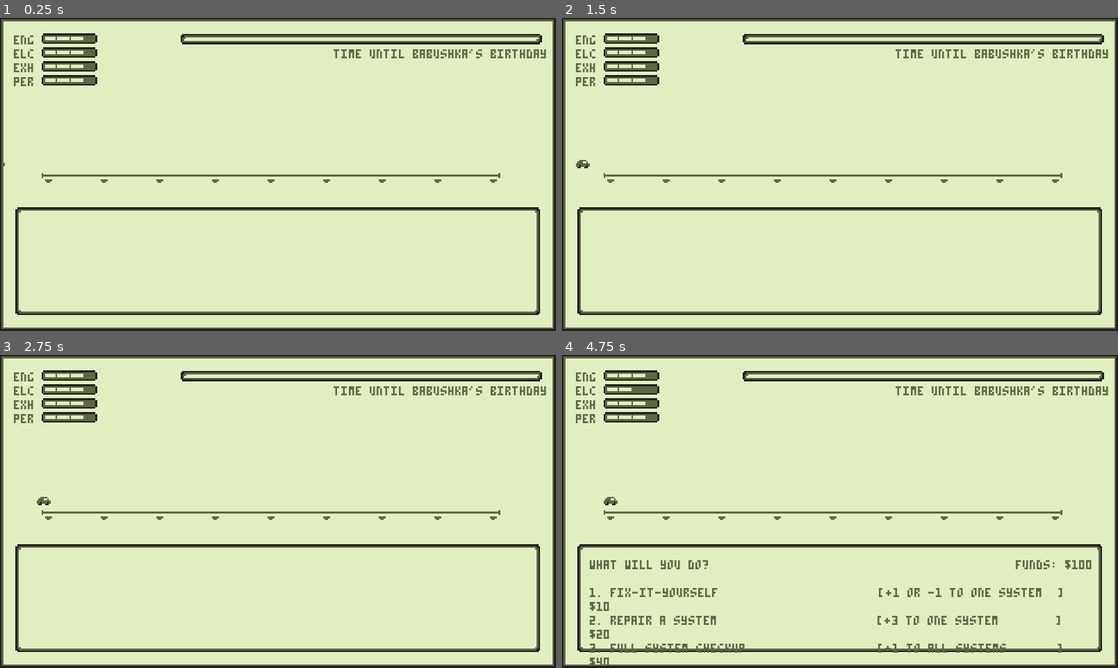
Above: before the commit, frames 1-4 (two rows, left to right).
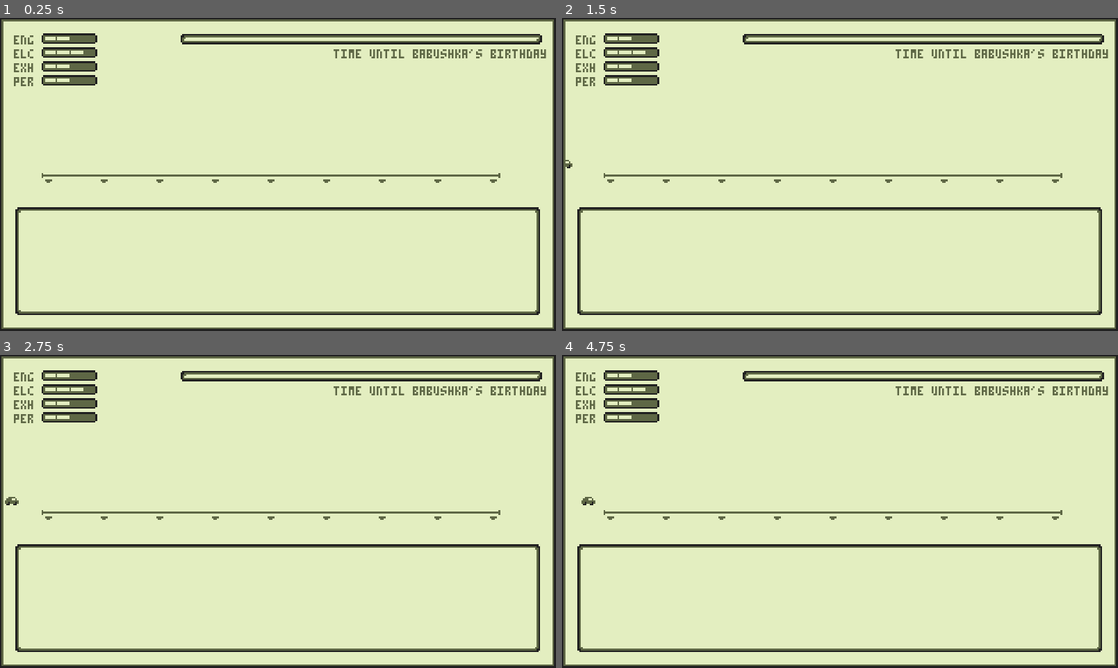
Above: after the commit, the same moments.

Repository: m-trigo/laika
Game: Godot game, scene res://src/scenes/Main.tscn
Same seed, same stepped clock (60 frames per second), same inputs: the game is played once before the commit and once after it. Sound files missing from this copy of the repository are replaced by a short silence.
Inputs:
- Up to frame 1 (0.25 s): no input
- Up to frame 2 (1.5 s): tap Enter at 0.5 s; tap 1 at 0.6 s; tap 2 at 0.8, 1.35 s
- Up to frame 3 (2.75 s): tap 3 at 1.55, 2.1 s; tap 1 at 2.3 s
- Up to frame 4 (4.75 s): tap 1 at 2.85, 4.55 s; tap 2 at 3.05, 3.6 s; tap 3 at 3.8, 4.35 s

The runs differ from the first frame. In frame 1, less than 0.1% of the frame differs, in the area x 0-15%, y 6-48%; in frame 2, 0.1%; in frame 3, 0.2%; in frame 4, 2.6%, in the area x 3-96%, y 6-99%.

Commit message:
Implements funds

Diff:
--- a/src/scenes/Track.tscn
+++ b/src/scenes/Track.tscn
@@ -6,7 +6,7 @@
 
 [sub_resource type="Animation" id=1]
 resource_name = "Move"
-length = 3.0
+length = 8.0
 step = 1.0
 tracks/0/type = "value"
 tracks/0/path = NodePath(".:position")
@@ -15,7 +15,7 @@
 tracks/0/imported = false
 tracks/0/enabled = true
 tracks/0/keys = {
-"times": PoolRealArray( 0, 3 ),
+"times": PoolRealArray( 0, 8 ),
 "transitions": PoolRealArray( 1, 1 ),
 "update": 0,
 "values": [ Vector2( -8, 80 ), Vector2( 24, 80 ) ]
@@ -46,7 +46,7 @@
 centered = false
 
 [node name="Car" type="Node2D" parent="."]
-position = Vector2( -8, 80 )
+position = Vector2( 24, 80 )
 
 [node name="Move" type="AnimationPlayer" parent="Car"]
 autoplay = "Move"
--- a/src/scripts/Main.gd
+++ b/src/scripts/Main.gd
@@ -40,28 +40,31 @@
 	{
 		"name" : "REPAIR A SYSTEM",
 		"effect" : "+3 TO ONE SYSTEM",
-		"price": 20
+		"price": 30
 	},
 	{
 		"name" : "FULL SYSTEM CHECKUP",
 		"effect" : "+1 TO ALL SYSTEMS",
-		"price": 40
+		"price": 50
 	}
 ]
 
-var funds : int = 100
+var funds : int = 90
 
 func display_options() -> void:
-	var string := "WHAT WILL YOU DO?%55s" % "FUNDS: $%s\n" % funds
+	var string := "WHAT WILL YOU DO?%56s" % "FUNDS: $%s\n" % funds
 	for i in range( len( options ) ):
 		var option = options[ i ]
-		var formatted = "{number}. {name}{effect}{price}".format({
-			"number" : i + 1,
-			"name" : "%-38s" % option.name,
-			"effect" : "[%-24s]" % option.effect,
-			"price" : "%5s" % "$%d" % option.price
-		})
-		string += "\n" + formatted
+		if option.price > funds:
+			string += "\n%s. --- NOT ENOUGH FUNDS ---" % str( i + 1 )
+		else:
+			var formatted = "{number}. {name}{effect}{price}".format({
+				"number" : i + 1,
+				"name" : "%-38s" % option.name,
+				"effect" : "[%-24s]" % option.effect,
+				"price" : "%5s" % "$%d" % option.price
+			})
+			string += "\n" + formatted
 	string += "\n4. HIT THE ROAD. NO TIME TO WASTE!"
 	$DialogueBox/Label.text = string
 
@@ -95,9 +98,20 @@
 				match event.scancode:
 					KEY_1, KEY_2:
 						yourself = event.scancode == KEY_1
+						if yourself:
+							if funds - 10 < 0:
+								return
+							funds -= 10
+						else:
+							if funds - 30 < 0:
+								return
+							funds -= 30
 						display_system_options()
 						state = STATE.SYSTEMS
 					KEY_3:
+						if funds - 50 < 0:
+							return
+						funds -= 50
 						for system in $Systems.get_children():
 							system.heal( 1 )
 						display_flavor()
@@ -142,7 +156,7 @@
 func _ready() -> void :
 	randomize()
 	for system in $Systems.get_children():
-		system.damage( 1 )
+		system.damage( randi() % 2 + 1 )
 	for system in events.keys():
 		for event in events[ system ]:
 			events_list.push_back( { "system": system, "text" : event } )
--- a/src/scripts/Track.gd
+++ b/src/scripts/Track.gd
@@ -10,7 +10,8 @@
 	var anim = $Car/Move.get_animation( "Move" )
 	anim.track_set_key_value( 0, 0, $Car.position )
 	anim.track_set_key_value( 0, 1, stops[ stop_index ] )
-	$Car/Move.playback_speed = speed + 0.1
+	$Car/Move.playback_speed = speed
+	print ( $Car/Move.playback_speed )
 	$Car/Move.play( "Move" )
 
 func _ready() -> void:
